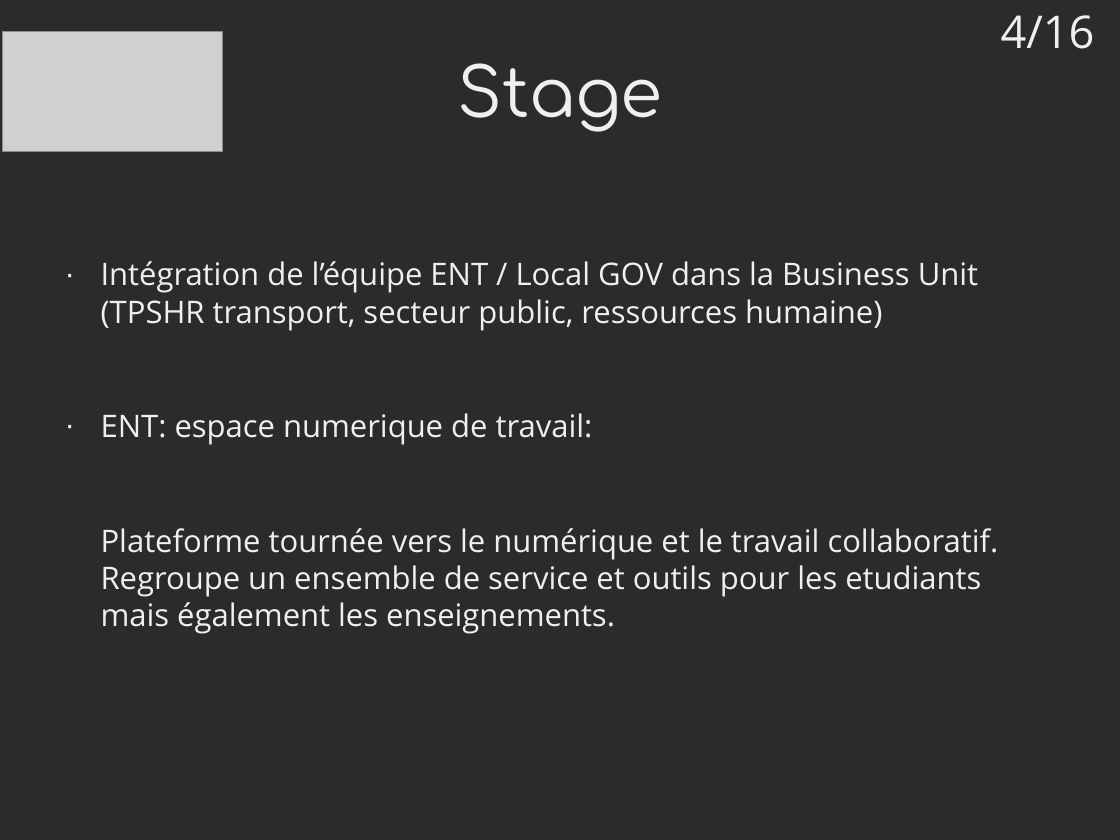
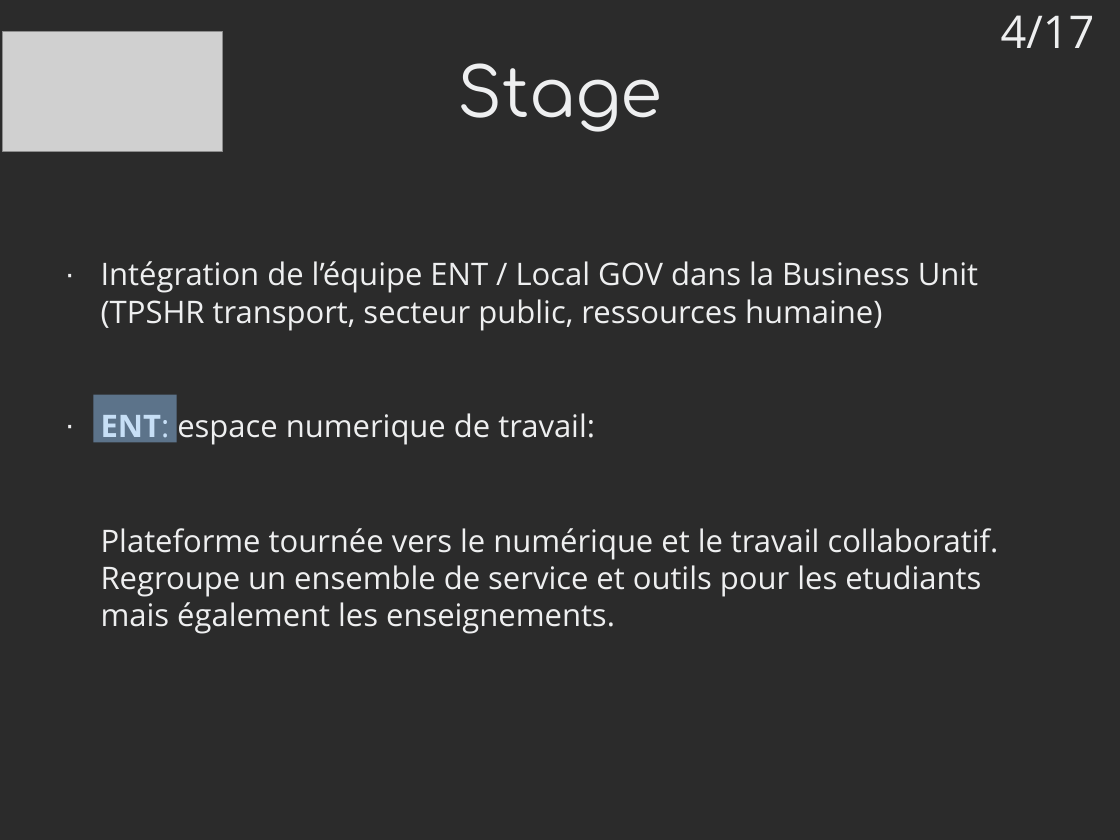
Before and after one commit to mrwormo/rapport_de_stage, a slide deck: slide 4 of files/prez.odp. Drawn at 1120x840 pixels with LibreOffice and Linux fonts; fonts in the diff are those of the drawing; grey boxes stand for pictures; background and template pictures are left out; a plain dark background stands for a picture behind light text. Boxes give left, top, right and bottom in pixels: in the first picture for what was removed or moved away, otherwise in the second. Text is boxed around its words. In the diff, an @@ line names an element or a change of style, - is before the commit and + after.

```diff
--- a/files/prez.odp
+++ b/files/prez.odp
@@ text at <box>1001,15,1095,48</box>: text changed @@
-4/16
+4/17
@@ rectangle added at <box>94,395,177,443</box>, fill #99CCFF at 45% opacity @@
@@ text at <box>101,413,595,446</box>: bold on in "ENT:" @@
```
Also in this commit, not shown: 13 other slides changed, 2 slides added, 3 slides removed, 2 other files.
